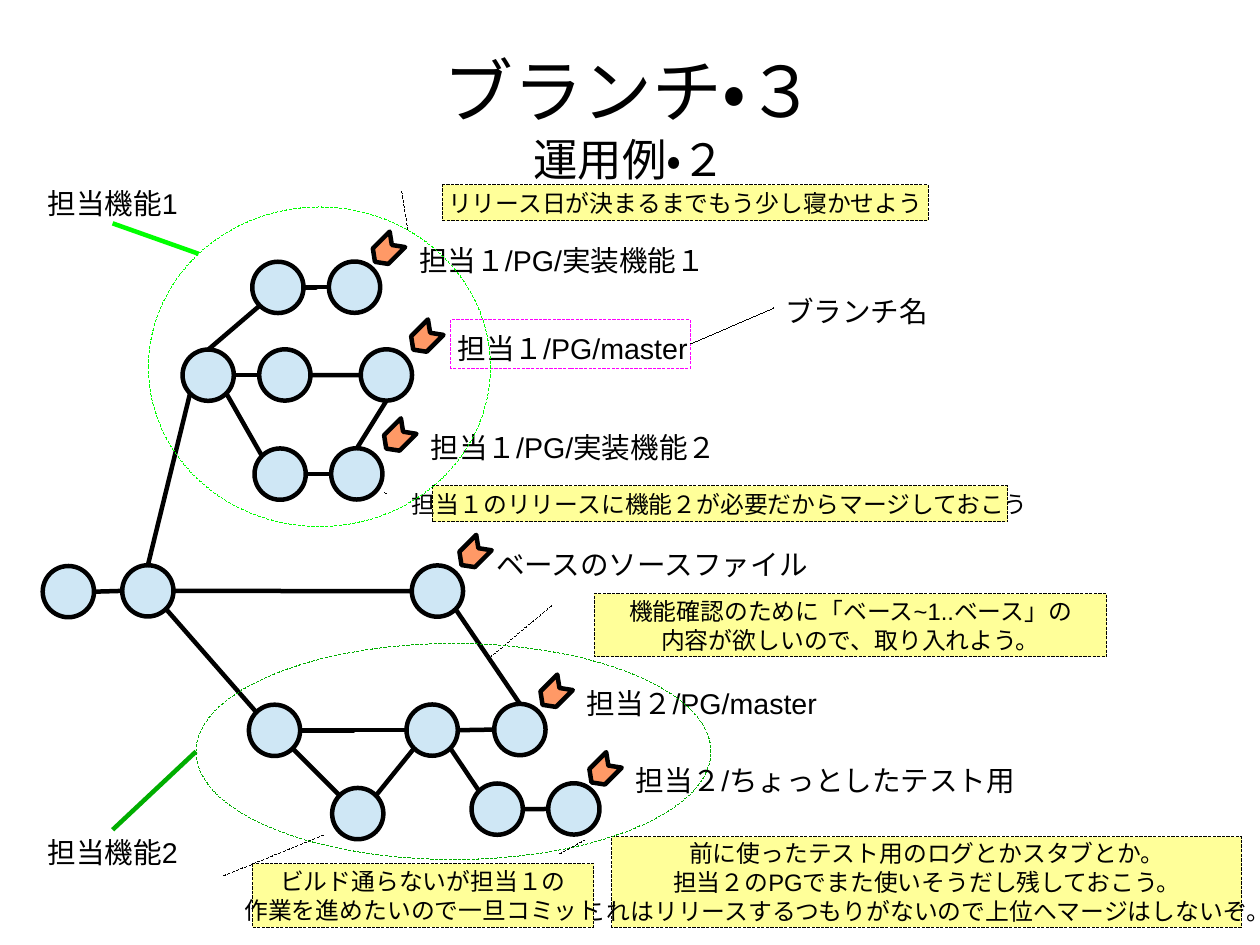
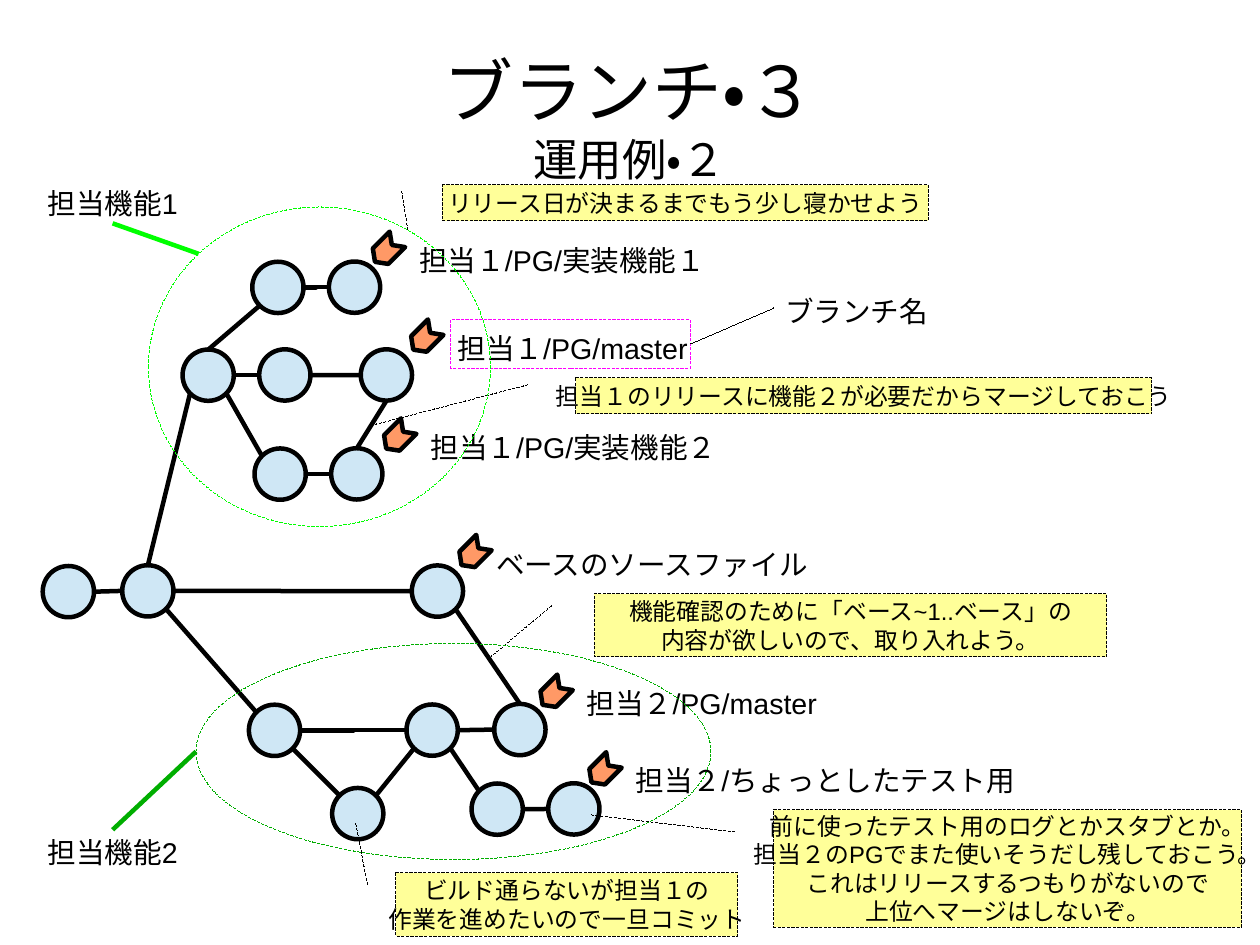
Before and after one commit to pneu/how_to_git, a slide deck: slide 25 of how_to_git.odp. Drawn at 1260x945 pixels with LibreOffice and Linux fonts; fonts in the diff are those of the drawing. Boxes give left, top, right and bottom in pixels: in the first picture for what was removed or moved away, otherwise in the second. Text is boxed around its words. In the diff, an @@ line names an element or a change of style, - is before the commit and + after.

```diff
--- a/how_to_git.odp
+++ b/how_to_git.odp
@@ proportions changed in 3 elements at box(774, 811, 1242, 927), box(396, 874, 737, 936), box(576, 378, 1153, 414) @@
@@ border callout "担当１のリリースに機能２が必要だからマージしておこう": place and size @@
-border callout "担当１のリリースに機能２が必要だからマージしておこう" at box(432, 486, 1008, 521)
+border callout "担当１のリリースに機能２が必要だからマージしておこう" at box(576, 378, 1153, 414)
@@ border callout "前に使ったテスト用のログとかスタブとか。": place and size @@
-border callout "前に使ったテスト用のログとかスタブとか。" at box(612, 837, 1242, 927)
+border callout "前に使ったテスト用のログとかスタブとか。" at box(774, 811, 1242, 927)
@@ border callout "ビルド通らないが担当１の": place and size @@
-border callout "ビルド通らないが担当１の" at box(253, 864, 595, 927)
+border callout "ビルド通らないが担当１の" at box(396, 874, 737, 936)
@@ text in border callout at box(807, 872, 1210, 922): text changed @@
-これはリリースするつもりがないので上位へマージはしないぞ。
+これはリリースするつもりがないので
+上位へマージはしないぞ。
```
Also in this commit, not shown: 33 other slides changed, 1 other file.
